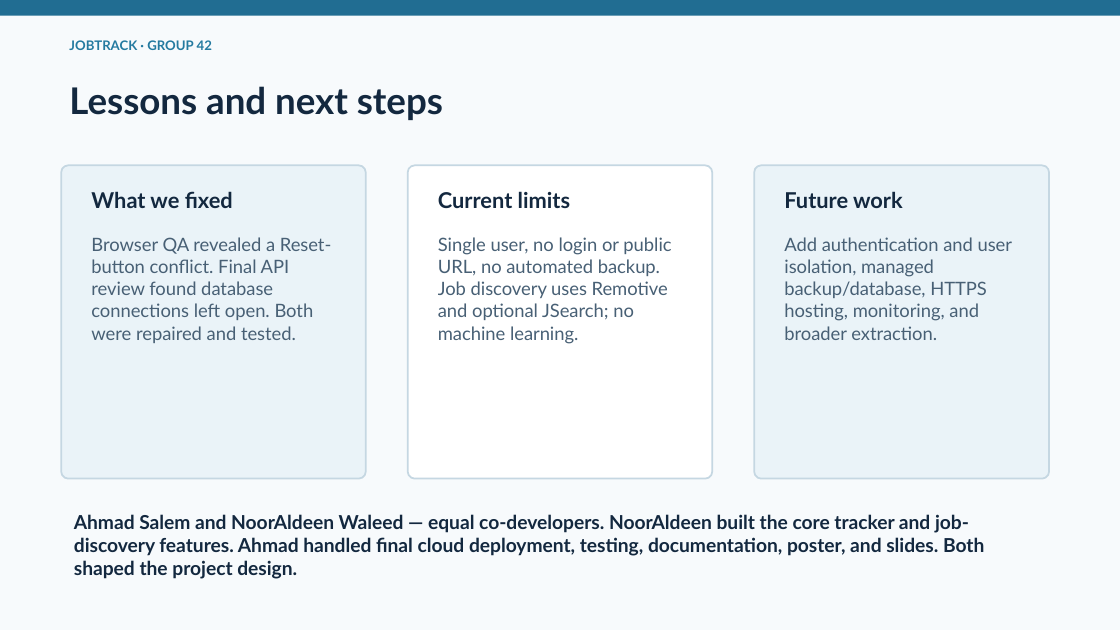
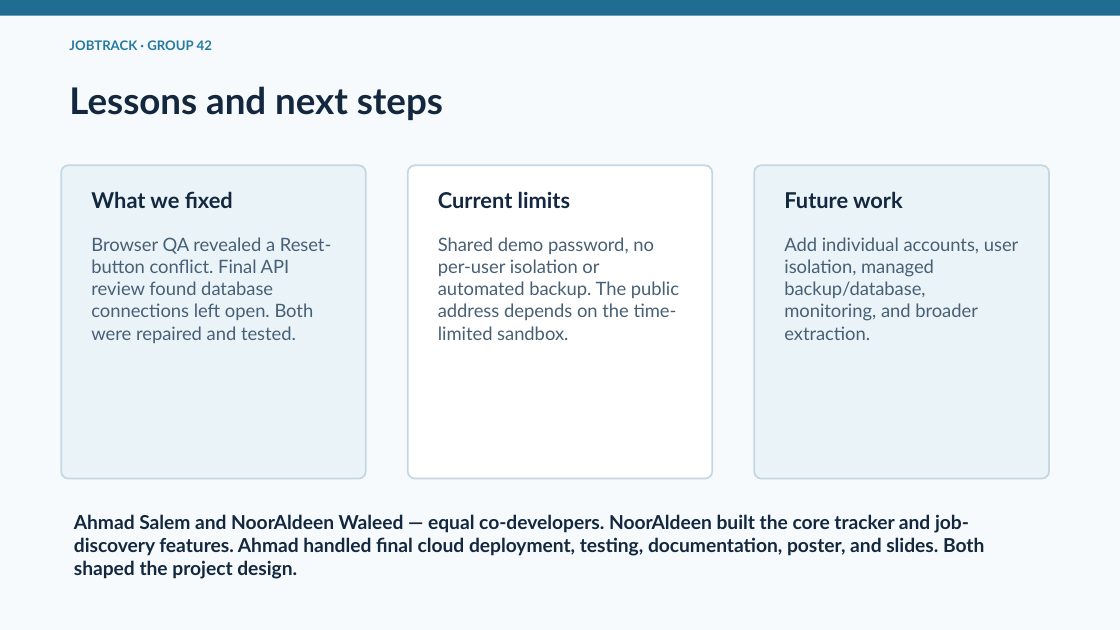
Before and after one commit to ReliWALEE/jobtrack-midpoint, a slide deck: slide 9 of deliverables/Group42-JobTrack.pptx. Drawn at 1120x630 pixels with LibreOffice and Linux fonts; fonts in the diff are those of the drawing. Boxes give left, top, right and bottom in pixels: in the first picture for what was removed or moved away, otherwise in the second. Text is boxed around its words. In the diff, an @@ line names an element or a change of style, - is before the commit and + after.

Commit message:
Publish HTTPS demo and submitted final materials

```diff
--- a/deliverables/Group42-JobTrack.pptx
+++ b/deliverables/Group42-JobTrack.pptx
@@ text at <box>438,237,679,340</box>: text changed @@
-Single user, no login or public URL, no automated backup. Job discovery uses Remotive and optional JSearch; no machine learning.
+Shared demo password, no per-user isolation or automated backup. The public address depends on the time-limited sandbox.
@@ text at <box>784,237,1019,340</box>: text changed @@
-Add authentication and user isolation, managed backup/database, HTTPS hosting, monitoring, and broader extraction.
+Add individual accounts, user isolation, managed backup/database, monitoring, and broader extraction.
```
Also in this commit, not shown: 3 other slides changed, 14 other files.
